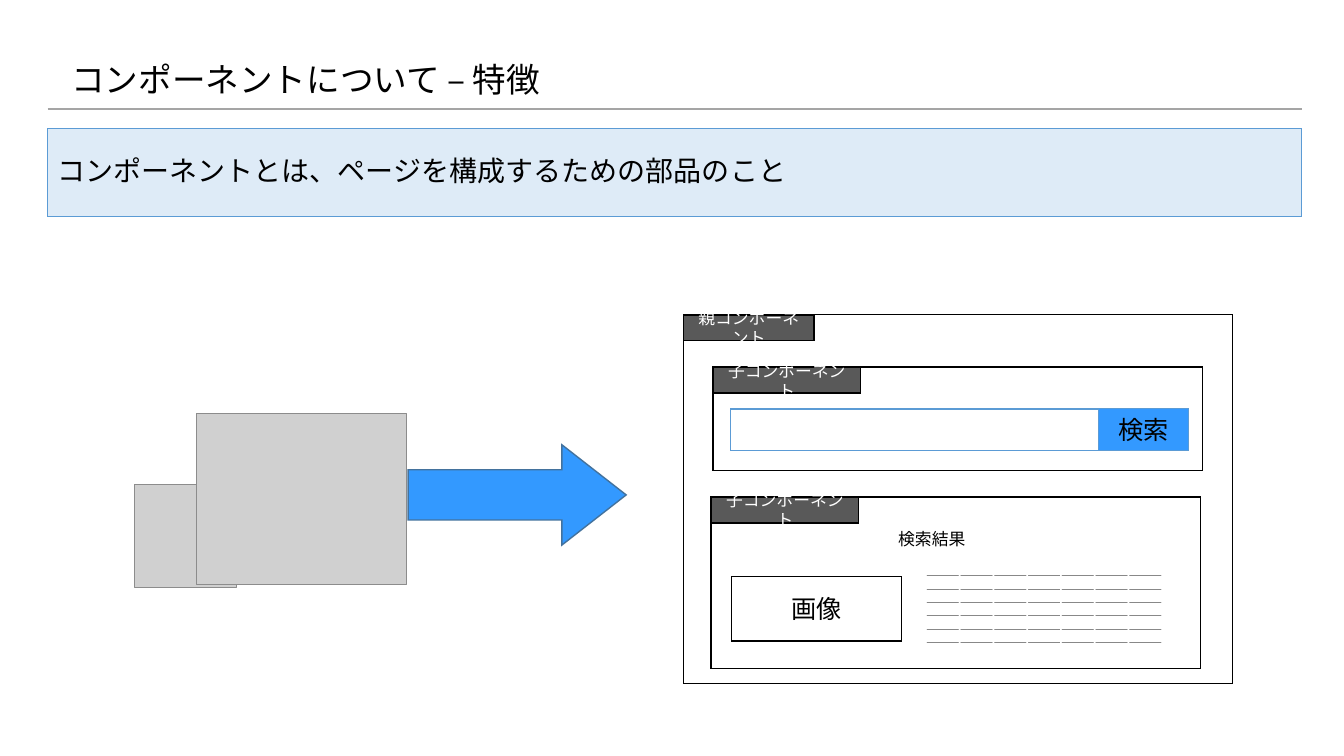
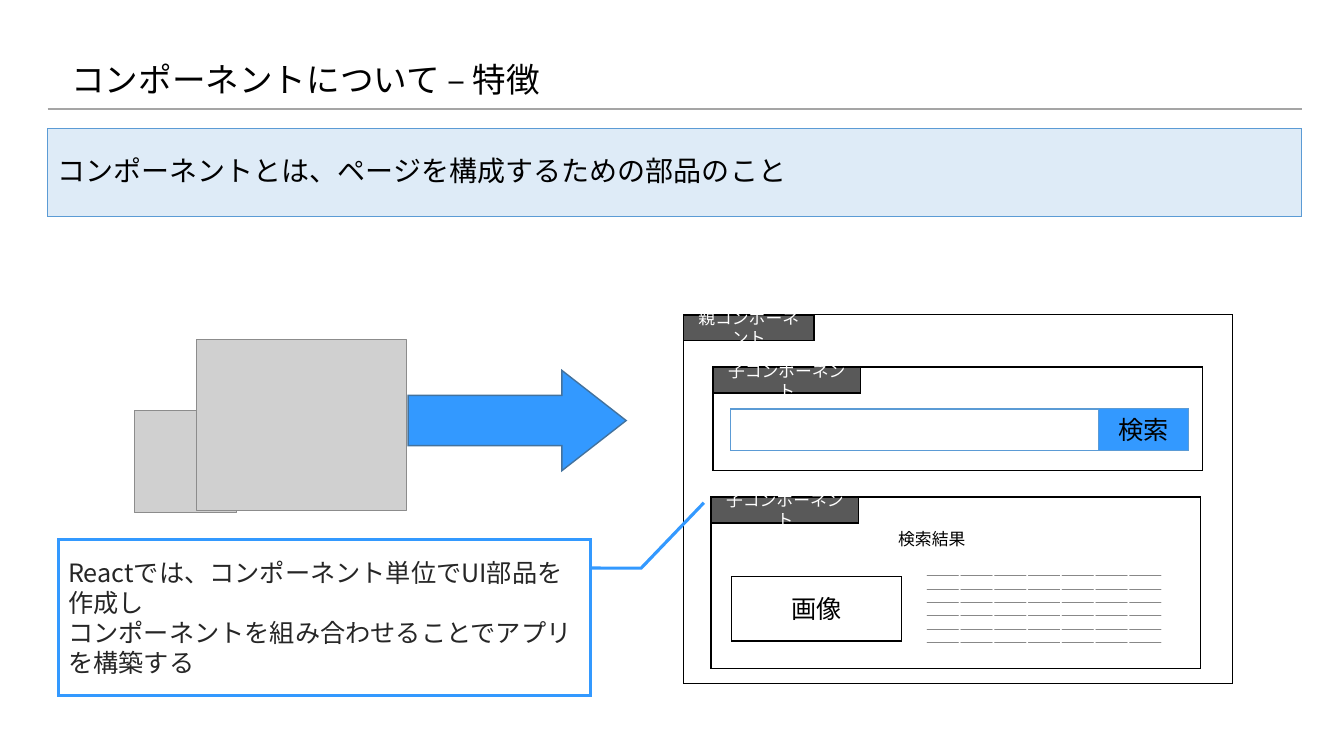
Before and after one commit to 2018SYSTEMI34/diary, a slide deck: slide 1 of doc/02_SlideShare/01.ネタ/２_Reactの基礎/2-2_Reactの基礎知識 ～コンポーネント編～.pptx. Drawn at 1344x756 pixels with LibreOffice and Linux fonts; fonts in the diff are those of the drawing; grey boxes stand for pictures; background and template pictures are left out. Boxes give left, top, right and bottom in pixels: in the first picture for what was removed or moved away, otherwise in the second. Text is boxed around its words. In the diff, an @@ line names an element or a change of style, - is before the commit and + after.

```diff
--- a/doc/02_SlideShare/01.ネタ/２_Reactの基礎/2-2_Reactの基礎知識 ～コンポーネント編～.pptx
+++ b/doc/02_SlideShare/01.ネタ/２_Reactの基礎/2-2_Reactの基礎知識 ～コンポーネント編～.pptx
@@ 2 pictures, 1 right arrow: place and size @@
-2 pictures, 1 right arrow at [134,413,626,588]
+2 pictures, 1 right arrow at [134,339,626,513]
@@ border callout added at [58,539,591,695], fill #FFFFFF, outline #3399FF 2.25 pt, 18 pt, text #262626 @@
+Reactでは、コンポーネント単位でUI部品を作成し
+コンポーネントを組み合わせることでアプリを構築する
```
Also in this commit, not shown: 4 other slides changed.
